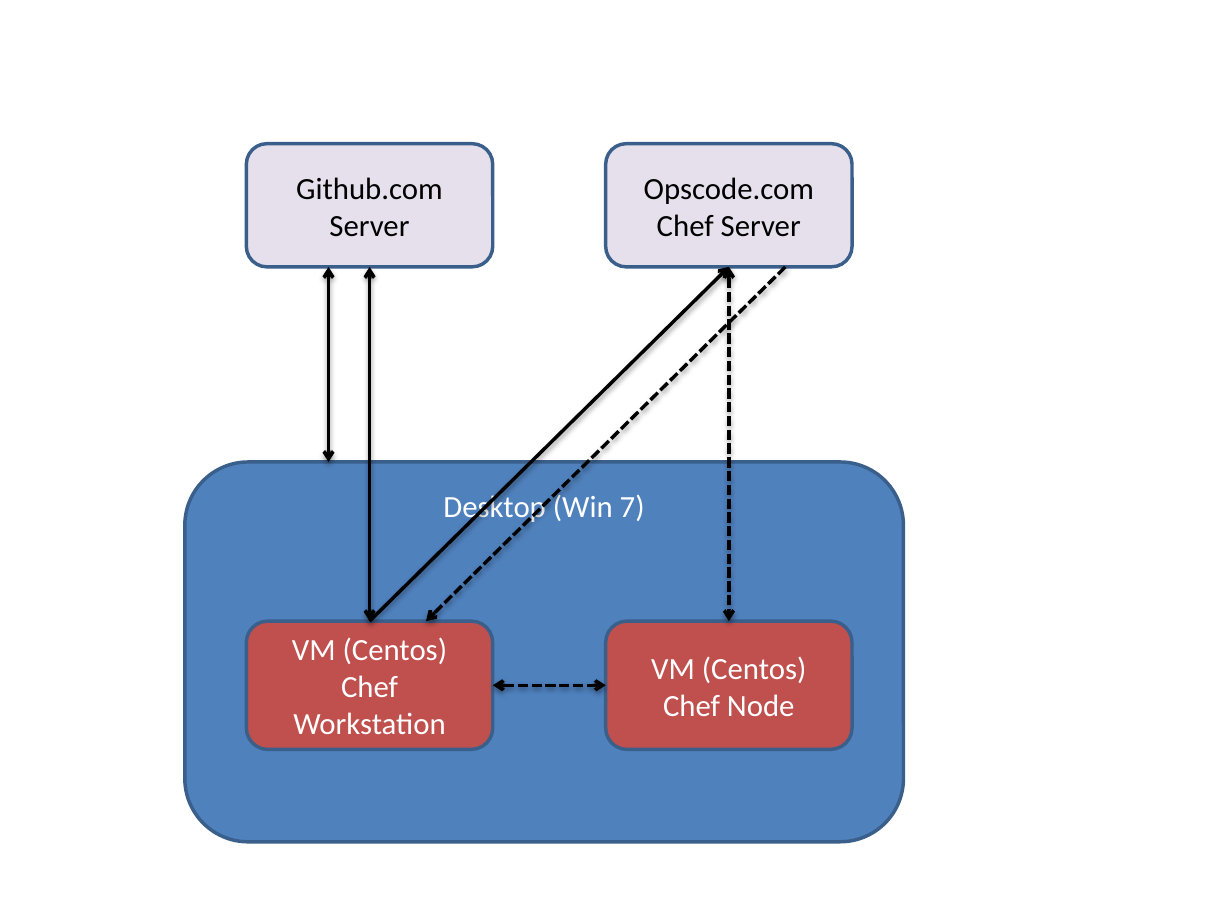
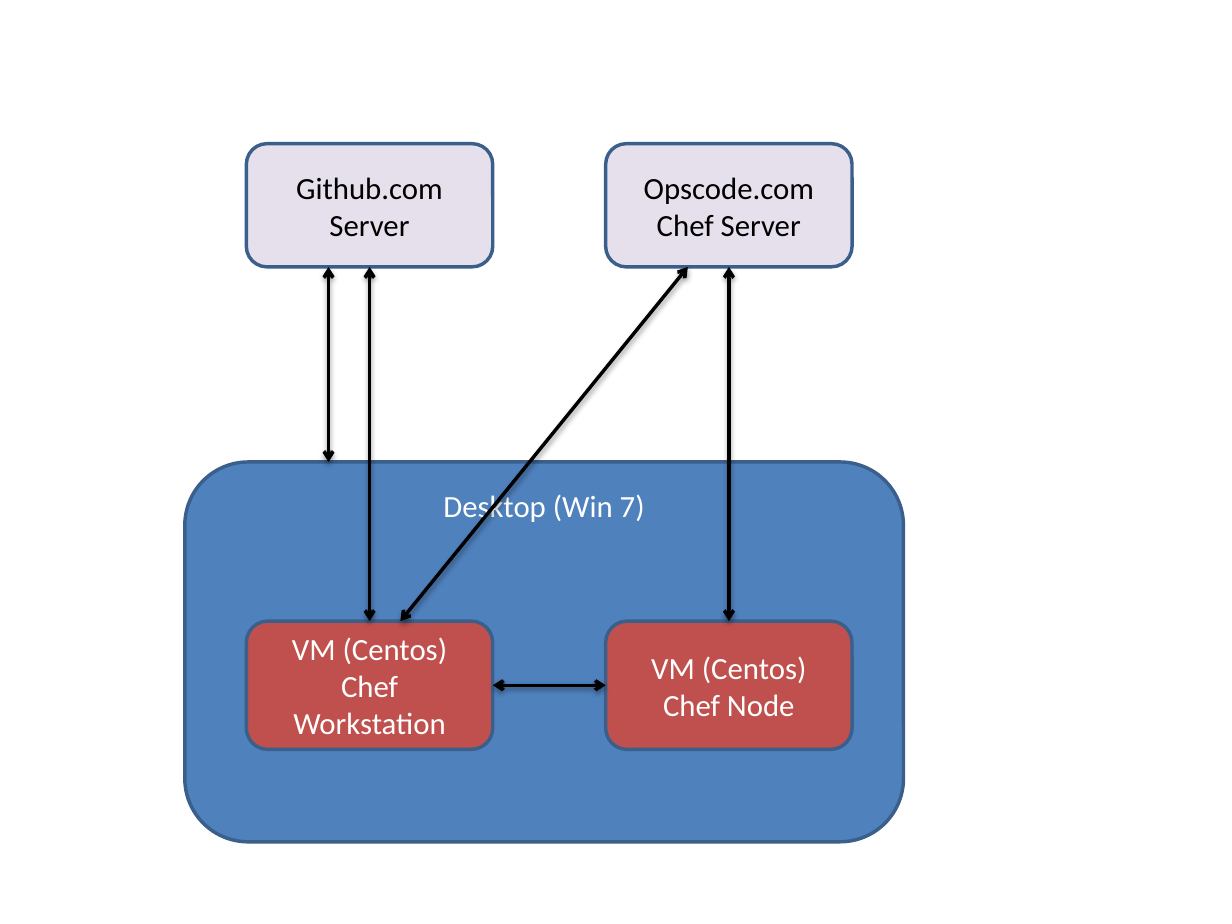
Before and after one commit to gsvicky/DevOps, a slide deck: slide 1 of DevOps Architecture.pptx. Drawn at 1232x924 pixels with LibreOffice and Linux fonts; fonts in the diff are those of the drawing. Boxes give left, top, right and bottom in pixels: in the first picture for what was removed or moved away, otherwise in the second. Text is boxed around its words. In the diff, an @@ line names an element or a change of style, - is before the commit and + after.

```diff
--- a/DevOps Architecture.pptx
+++ b/DevOps Architecture.pptx
@@ arrow moved from (729, 267) - (370, 621) to (687, 267) - (400, 621) @@
@@ arrow (687, 267) - (400, 621): arrow to double arrow @@
@@ arrow removed from (786, 267) to (426, 621) @@
@@ double arrow (729, 267) - (729, 621): stroke #000000 2 pt dashed to #000000 2 pt @@
@@ double arrow (493, 685) - (606, 685): stroke #000000 2 pt dashed to #000000 2 pt @@
```
Also in this commit, not shown: 11 other files.
